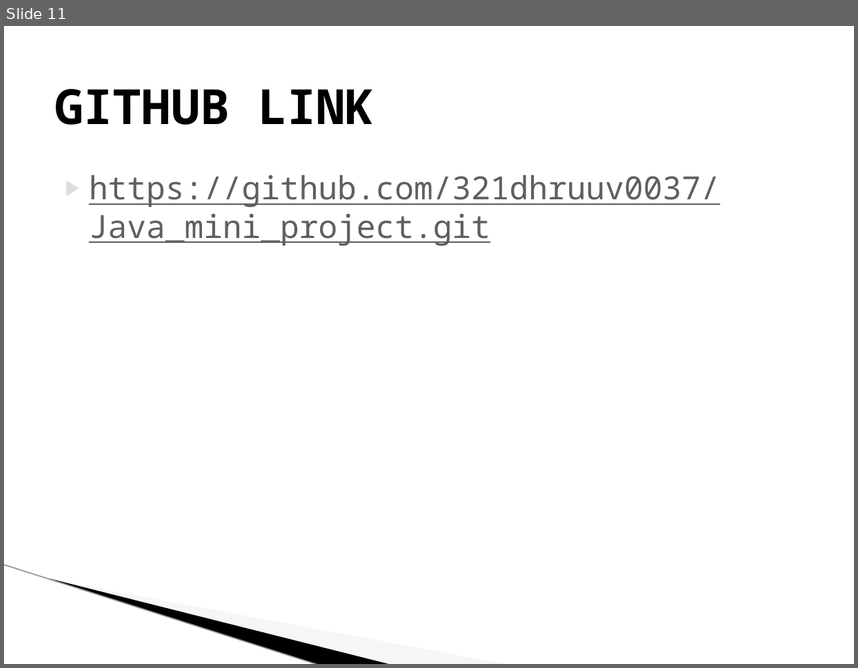
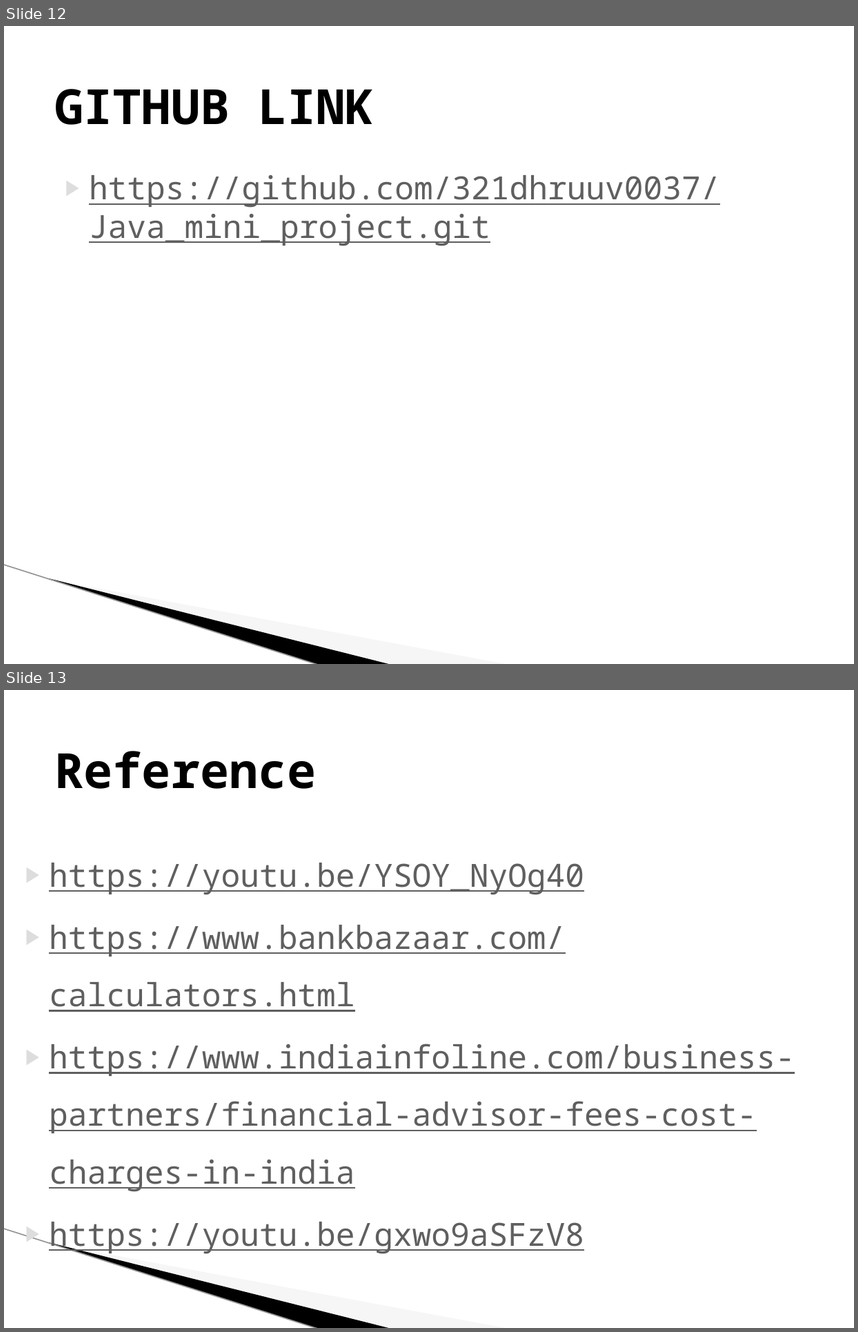
Before and after one commit to 321dhruuv0037/Java_mini_project, a slide deck: CRESTfinal.pptx. Shown one above the other, each under a label of ours: slide 11 before the commit, slides 12 and 13 after it. The pictures are 858x668 and 858x1332 pixels, drawn with LibreOffice and Linux fonts; fonts in the diff are those of the drawing; background and template pictures are left out. Boxes give left, top, right and bottom in pixels: in the first picture for what was removed or moved away, otherwise in the second. Text is boxed around its words. In the diff, an @@ line names an element or a change of style, - is before the commit and + after.

```diff
--- a/CRESTfinal.pptx
+++ b/CRESTfinal.pptx
@@ slide 13 added at (x1=4, y1=690, x2=854, y2=1328), background #FFFFFF; not listed: 3 template elements that a slide beside it also shows @@
@@ title added at (x1=55, y1=751, x2=317, y2=789), 41 pt, text #000000, bold @@
+Reference
@@ text added at (x1=49, y1=862, x2=795, y2=1254), 27 pt, text #5F5F5F, underline @@
+▶ https://youtu.be/YSOY_NyOg40
+▶ https://www.bankbazaar.com/calculators.html
+▶ https://www.indiainfoline.com/business-partners/financial-advisor-fees-cost-charges-in-india
+▶ https://youtu.be/gxwo9aSFzV8
@@ what was slide 11 is now slide 12 @@
```
Also in this commit, not shown: 7 slides changed, 1 other slide added, 4 other files.
